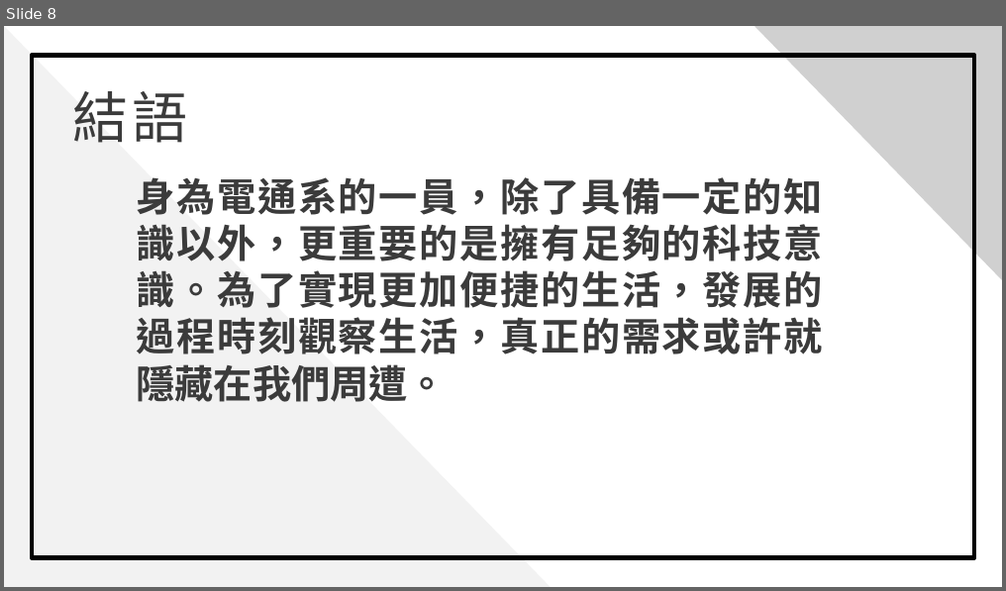
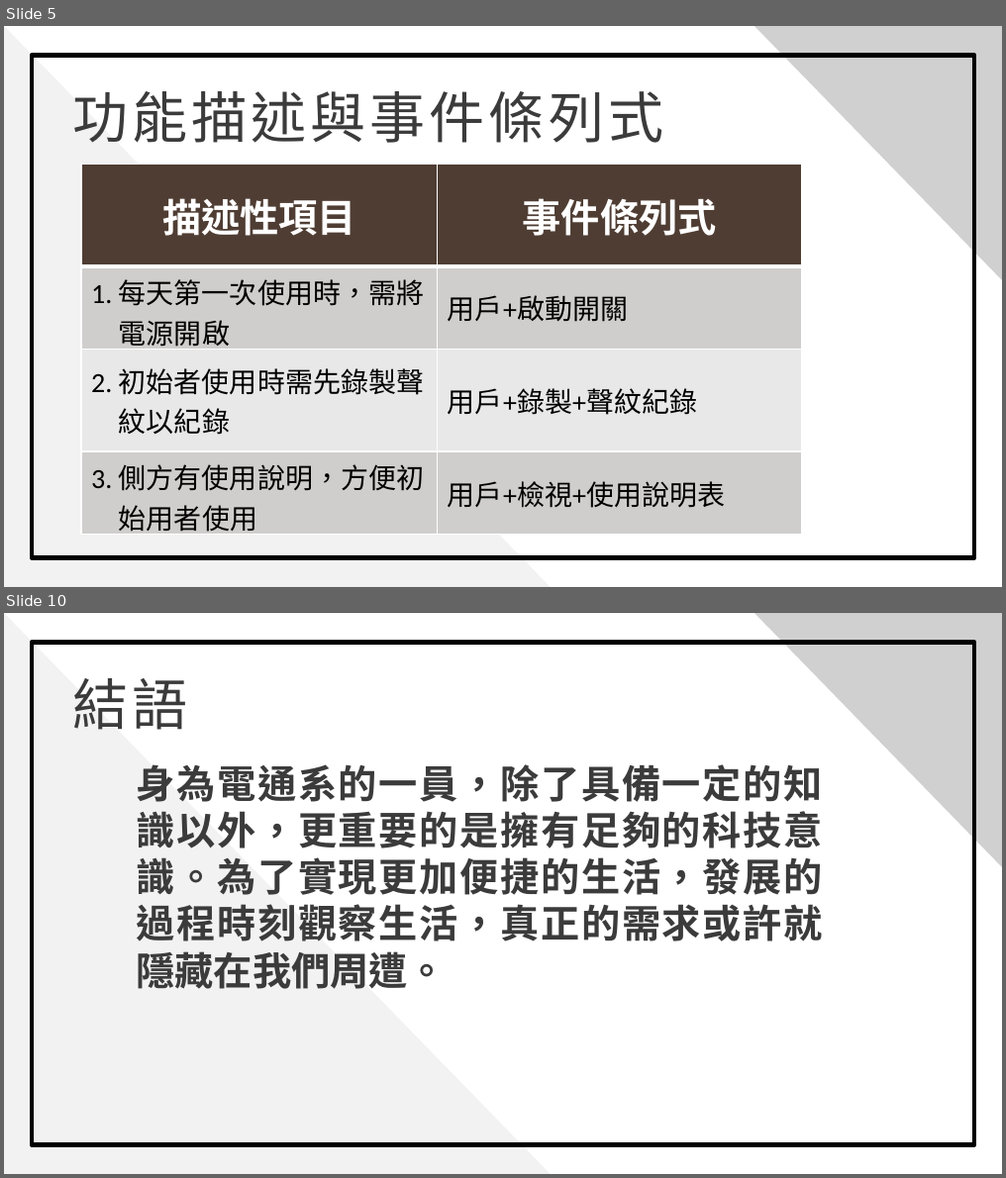
Before and after one commit to 0451030/108_SE_Team8, a slide deck: 軟體工程_期中報告.pptx. Shown one above the other, each under a label of ours: slide 8 before the commit, slides 5 and 10 after it; the slides between them are not shown. The pictures are 1006x591 and 1006x1178 pixels, drawn with LibreOffice and Linux fonts; fonts in the diff are those of the drawing; grey boxes stand for pictures; background and template pictures are left out. Boxes give left, top, right and bottom in pixels: in the first picture for what was removed or moved away, otherwise in the second. Text is boxed around its words. In the diff, an @@ line names an element or a change of style, - is before the commit and + after.

```diff
--- a/軟體工程_期中報告.pptx
+++ b/軟體工程_期中報告.pptx
@@ slide 5 added at [4, 26, 1002, 587], background picture (left out) @@
@@ rectangle added at [4, 26, 1002, 586], fill #FFFFFF @@
@@ triangle added at [4, 26, 549, 586], fill #F2F2F2 @@
@@ rectangle added at [32, 55, 975, 558], outline #000000 3 pt @@
@@ picture added at [754, 26, 1002, 280] @@
@@ text added at [72, 91, 663, 143], 40 pt, text #3B3B3B @@
+功能描述與事件條列式
@@ table added at [81, 164, 801, 539], 4 rows, 2 columns @@
+描述性項目 | 事件條列式
+1. 每天第一次使用時，需將電源開啟 | 用戶+啟動開關
+2. 初始者使用時需先錄製聲紋以紀錄 | 用戶+錄製+聲紋紀錄
+3. 側方有使用說明，方便初始用者使用 | 用戶+檢視+使用說明表
@@ what was slide 8 is now slide 10 @@
```
Also in this commit, not shown: 5 slides changed, 3 other slides added, 2 slides removed.
